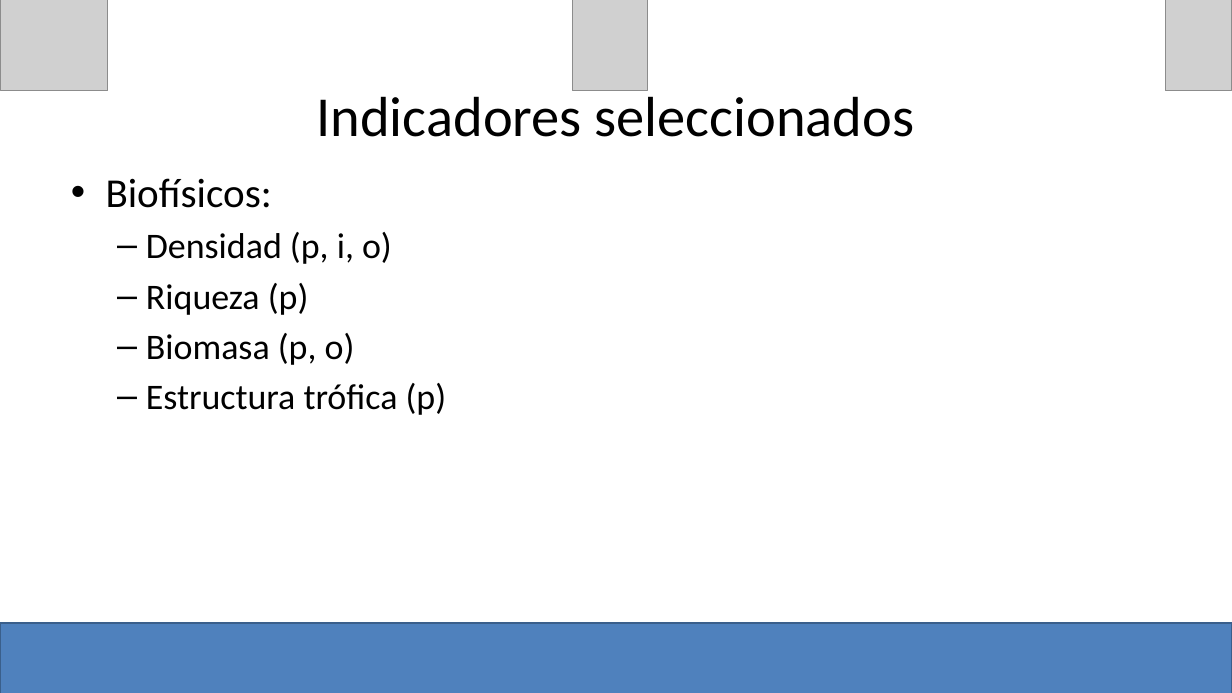
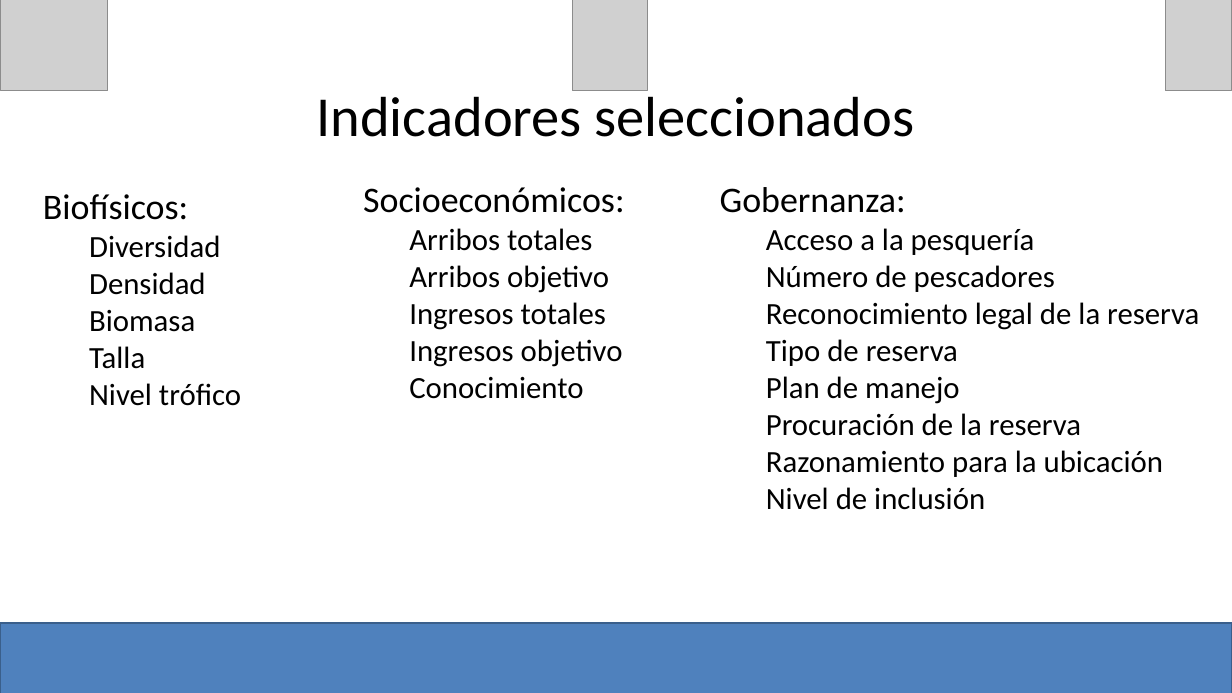
Before and after one commit to turfeffect/Docs, a slide deck: slide 13 of Presentations/Workshop in Mexico/Mexico Workshop.pptx. Drawn at 1232x693 pixels with LibreOffice and Linux fonts; fonts in the diff are those of the drawing; grey boxes stand for pictures. Boxes give left, top, right and bottom in pixels: in the first picture for what was removed or moved away, otherwise in the second. Text is boxed around its words. In the diff, an @@ line names an element or a change of style, - is before the commit and + after.

```diff
--- a/Presentations/Workshop in Mexico/Mexico Workshop.pptx
+++ b/Presentations/Workshop in Mexico/Mexico Workshop.pptx
@@ text removed at bbox=[106, 178, 447, 415] @@
-• Biofísicos:
-  – Densidad (p, i, o)
-  – Riqueza (p)
-  – Biomasa (p, o)
-  – Estructura trófica (p)
@@ text added at bbox=[43, 194, 241, 406], 24 pt, text #000000 @@
+Biofísicos:
+  Diversidad
+  Densidad
+  Biomasa
+  Talla
+  Nivel trófico
@@ text added at bbox=[363, 187, 625, 399], 24 pt, text #000000 @@
+Socioeconómicos:
+  Arribos totales
+  Arribos objetivo
+  Ingresos totales
+  Ingresos objetivo
+  Conocimiento
@@ text added at bbox=[720, 187, 1199, 510], 24 pt, text #000000 @@
+Gobernanza:
+  Acceso a la pesquería
+  Número de pescadores
+  Reconocimiento legal de la reserva
+  Tipo de reserva
+  Plan de manejo
+  Procuración de la reserva
+  Razonamiento para la ubicación
+  Nivel de inclusión
```
Also in this commit, not shown: 7 other slides changed, 4 slides added, 4 slides removed, 1 other file.
